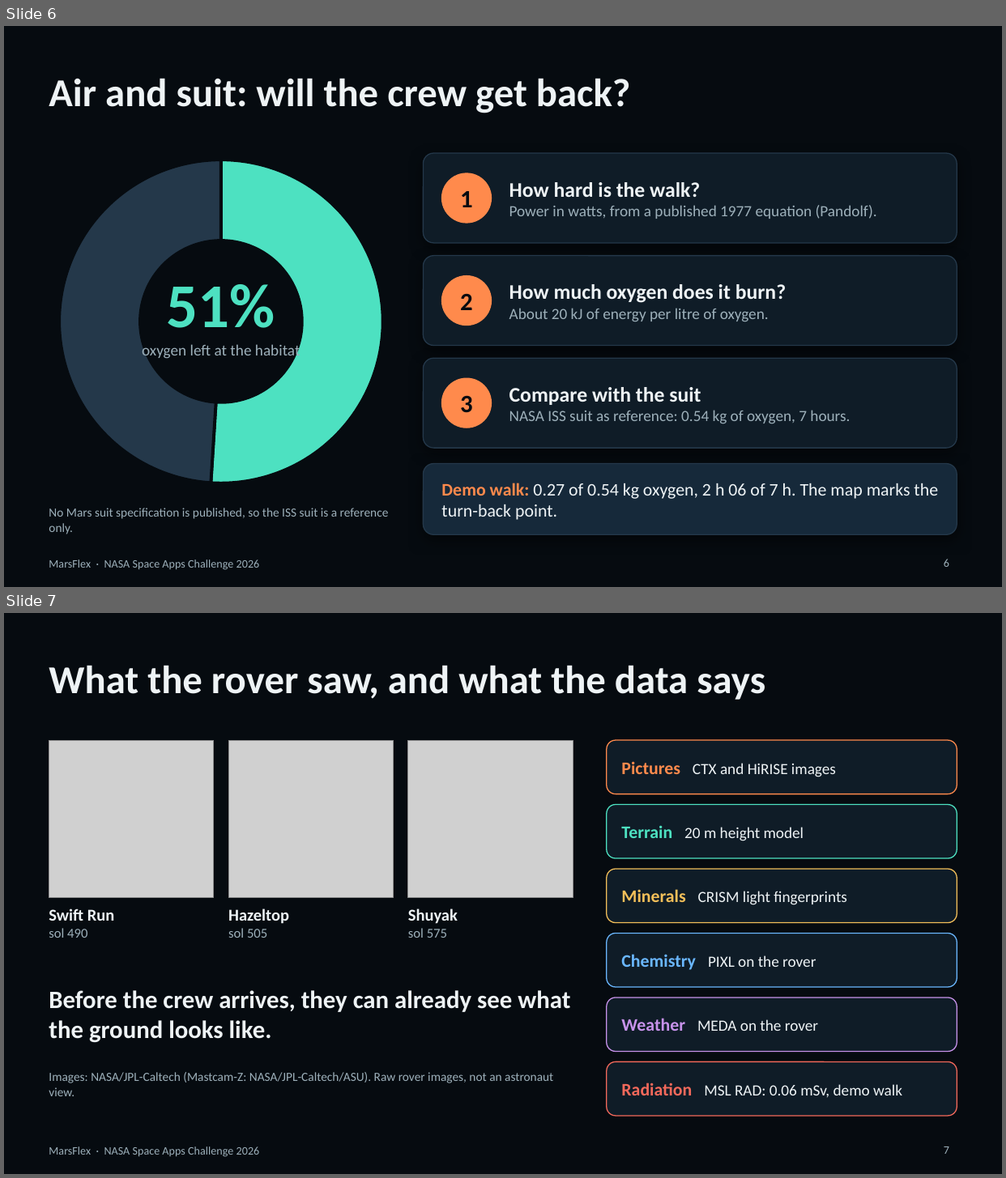
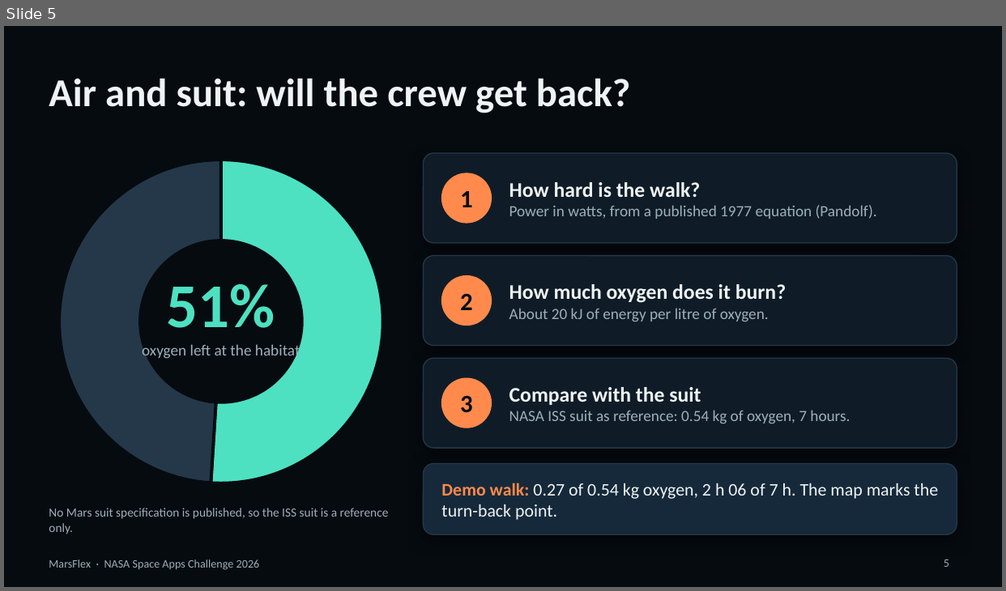
Before and after one commit to Humam-Taibeh/MarsFlex, a slide deck: docs/submission/presentation/MarsFlex_Presentation_4min.pptx. Shown one above the other, each under a label of ours: slides 6 and 7 before the commit, slide 5 after it. The pictures are 1006x1178 and 1006x591 pixels, drawn with LibreOffice and Linux fonts; fonts in the diff are those of the drawing; grey boxes stand for pictures. Boxes give left, top, right and bottom in pixels: in the first picture for what was removed or moved away, otherwise in the second. Text is boxed around its words. In the diff, an @@ line names an element or a change of style, - is before the commit and + after.

```diff
--- a/docs/submission/presentation/MarsFlex_Presentation_4min.pptx
+++ b/docs/submission/presentation/MarsFlex_Presentation_4min.pptx
@@ slide 7 removed at [4,613,1002,1174], background #060B10; not listed: 1 template element that a slide beside it also shows @@
@@ title removed at [49,665,765,700] @@
-What the rover saw, and what the data says
@@ picture removed at [49,740,214,897] @@
@@ picture removed at [228,740,394,897] @@
@@ picture removed at [408,740,573,897] @@
@@ rounded rectangle removed at [607,740,957,794] @@
-Pictures CTX and HiRISE images
@@ rounded rectangle removed at [607,805,957,858] @@
-Terrain 20 m height model
@@ rounded rectangle removed at [607,869,957,923] @@
-Minerals CRISM light fingerprints
@@ text removed at [49,909,115,938] @@
-Swift Run
-sol 490
@@ text removed at [228,909,289,938] @@
-Hazeltop
-sol 505
@@ text removed at [408,909,458,938] @@
-Shuyak
-sol 575
@@ rounded rectangle removed at [607,934,957,987] @@
-Chemistry PIXL on the rover
@@ text removed at [49,990,570,1043] @@
-Before the crew arrives, they can already see what the ground looks like.
@@ rounded rectangle removed at [607,998,957,1052] @@
-Weather MEDA on the rover
@@ text removed at [49,1072,553,1097] @@
-Images: NASA/JPL-Caltech (Mastcam-Z: NASA/JPL-Caltech/ASU). Raw rover images, not an astronaut view.
@@ rounded rectangle removed at [607,1063,957,1116] @@
-Radiation MSL RAD: 0.06 mSv, demo walk
@@ page number removed at [944,1147,949,1154] @@
-7
@@ what was slide 6 is now slide 5 @@
@@ page number at [944,560,949,567]: text changed @@
-6
+5
```
Also in this commit, not shown: 2 slides changed, 1 other slide removed, 1 other file.
